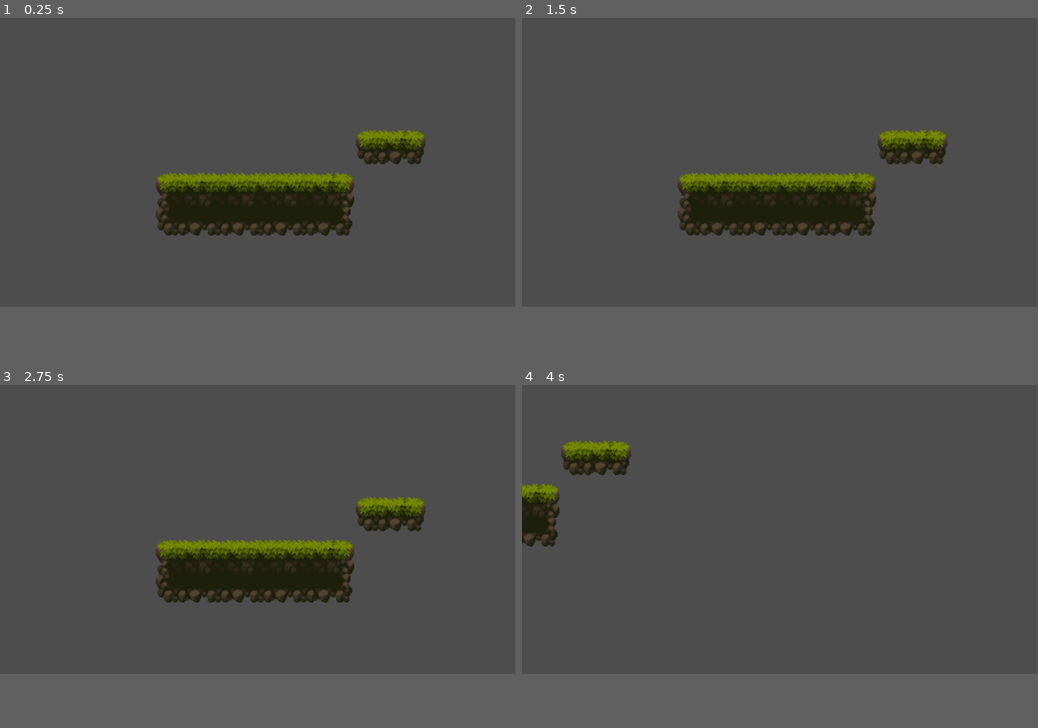
Above: before the commit, frames 1-4 (two rows, left to right).
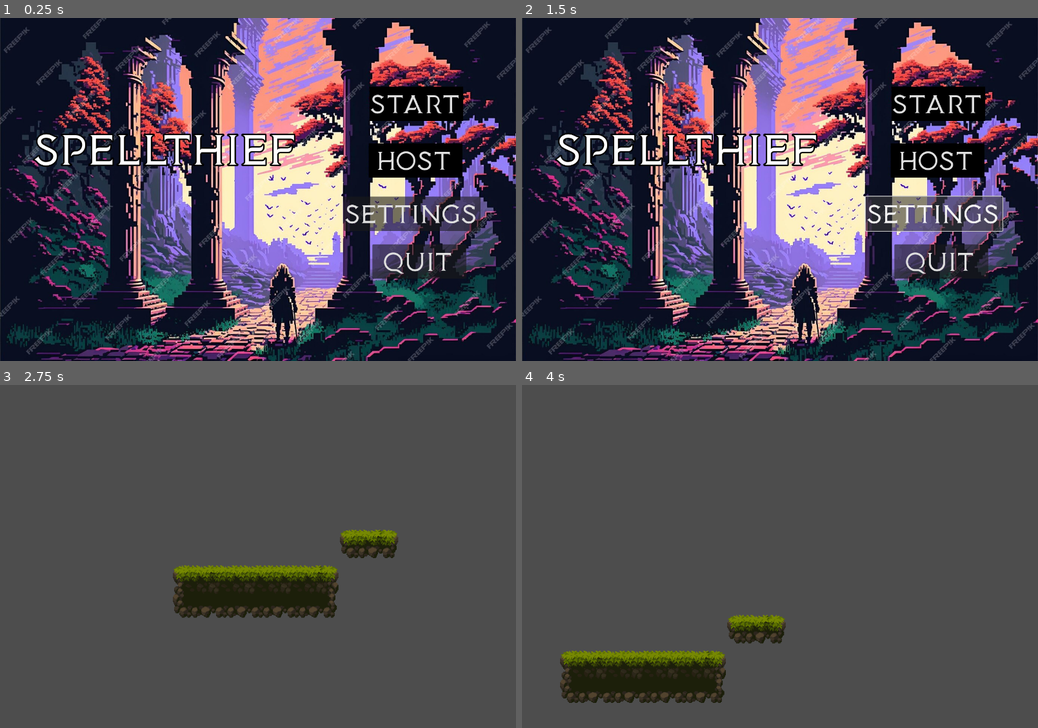
Above: after the commit, the same moments.

Repository: ACM-Game-Dev/Roguelike
Game: Godot game, scene res://main_menu.tscn
The game is run twice, just before and just after one commit, with the same random seed, the same clock (stepped at 60 frames per second) and the same inputs. Before the commit the project starts from res://map.tscn.
Inputs (mouse positions are in pixels of both pictures, inside the frame that each line leads up to):
- Up to frame 1 (0.25 s): no input
- Up to frame 2 (1.5 s): click (934, 138) at 0.5 s, where only the run after the commit has a clickable "Host"; click (934, 182) at 1.25 s, where only the run after the commit has a clickable "Settings"
- Up to frame 3 (2.75 s): click (417, 457) at 2 s, where only the run after the commit has a clickable "Start"
- Up to frame 4 (4 s): tap Enter at 2.75 s; move the mouse to (893, 515) at 2.77 s; hold D (move_right) from 2.78 s (still down); click (893, 515) at 2.85 s; tap Space (jump) at 3.02, 3.77 s; move the mouse to (676, 542) at 3.52 s; click (676, 542) at 3.6 s
In our replay, the window is 799x449 before the commit and 800x533 after it. These sizes can differ from the game's own. Grey fills any space a smaller window leaves; there, only what the larger window draws over its background counts as a difference.

The runs differ from the first frame. In frame 1, 88% of the frame differs, in the area x 0-100%, y 0-100%; in frame 2, 88%; in frame 3, 8.1%; in frame 4, 7.7%.
Error after the commit: Parse Error: Expected end of statement after expression, found "Literal" instead. (res://feather.gd:7)

Commit message:
Added starting menu

Diff:
--- /dev/null
+++ b/SideScroller/Game.gd
@@ -0,0 +1,14 @@
+extends Node2D
+
+func _input(event):
+	if event.is_action_pressed("ui_cancel"):
+		get_tree().quit()
+
+# Called when the node enters the scene tree for the first time.
+func _ready():
+	pass # Replace with function body.
+
+
+# Called every frame. 'delta' is the elapsed time since the previous frame.
+func _process(delta):
+	pass
--- a/SideScroller/Player.tscn
+++ b/SideScroller/Player.tscn
@@ -216,6 +216,7 @@
 
 [node name="AnimationTree" type="AnimationTree" parent="."]
 unique_name_in_owner = true
+root_node = NodePath("%AnimationTree/..")
 libraries = {
 "": SubResource("AnimationLibrary_74yk5")
 }
--- a/SideScroller/feather.gd
+++ b/SideScroller/feather.gd
@@ -4,7 +4,7 @@
 
 func equip(player:Player):
 	var player_stats = player.get_stats()
-	player_stats.speed += 300
+	player_stats.speed += 5 0
 	return
 
 func unequip(player:Player):
--- /dev/null
+++ b/SideScroller/main_menu.gd
@@ -0,0 +1,20 @@
+extends Control
+class_name MainMenu
+
+func _input(event):
+	if event.is_action_pressed("ui_cancel"):
+		get_tree().quit()
+
+func _on_start_button_down():
+	get_tree().change_scene_to_file("res://map.tscn")
+
+func _on_quit_button_down():
+	get_tree().quit()
+
+
+func _on_coop_button_down():
+	pass # Replace with function body.
+
+
+func _on_settings_button_down():
+	pass # Replace with function body.
--- /dev/null
+++ b/SideScroller/main_menu.tscn
@@ -0,0 +1,142 @@
+[gd_scene load_steps=9 format=3 uid="uid://ckjhr01upcsj3"]
+
+[ext_resource type="Script" path="res://main_menu.gd" id="1_epck6"]
+[ext_resource type="FontFile" uid="uid://xwfeeqs0glrb" path="res://medusa-gothic/MedusaGothic D.otf" id="1_od5e2"]
+[ext_resource type="Texture2D" uid="uid://dshwc3whljh2f" path="res://pixel-art-background-artwork_805450-63.jpg" id="2_7s1lo"]
+[ext_resource type="AudioStream" uid="uid://d042g80mnq743" path="res://Realm of Fantasy.mp3" id="3_ig0md"]
+
+[sub_resource type="LabelSettings" id="LabelSettings_16yd4"]
+font = ExtResource("1_od5e2")
+font_size = 100
+outline_size = 15
+outline_color = Color(0, 0, 0, 1)
+
+[sub_resource type="Theme" id="Theme_pdgjt"]
+default_base_scale = 2.0
+default_font = ExtResource("1_od5e2")
+
+[sub_resource type="StyleBoxFlat" id="StyleBoxFlat_2qn5f"]
+bg_color = Color(0, 0, 0, 1)
+
+[sub_resource type="StyleBoxFlat" id="StyleBoxFlat_rd7np"]
+bg_color = Color(0, 0, 0, 1)
+
+[node name="MainMenu" type="Control"]
+layout_mode = 3
+anchors_preset = 15
+anchor_right = 1.0
+anchor_bottom = 1.0
+grow_horizontal = 2
+grow_vertical = 2
+script = ExtResource("1_epck6")
+
+[node name="TextureRect" type="TextureRect" parent="."]
+layout_mode = 1
+anchors_preset = -1
+anchor_left = -0.099
+anchor_top = -0.21
+anchor_right = 1.099
+anchor_bottom = 1.21
+offset_left = 136.62
+offset_top = 193.2
+offset_right = -136.62
+offset_bottom = -193.2
+grow_horizontal = 2
+grow_vertical = 2
+texture = ExtResource("2_7s1lo")
+
+[node name="Title" type="Label" parent="."]
+layout_mode = 1
+anchors_preset = 4
+anchor_top = 0.5
+anchor_bottom = 0.5
+offset_left = 92.0
+offset_top = -178.0
+offset_right = 800.0
+offset_bottom = -38.0
+grow_vertical = 2
+text = "Spellthief"
+label_settings = SubResource("LabelSettings_16yd4")
+
+[node name="Start" type="Button" parent="."]
+layout_mode = 1
+anchors_preset = 6
+anchor_left = 1.0
+anchor_top = 0.5
+anchor_right = 1.0
+anchor_bottom = 0.5
+offset_left = -392.0
+offset_top = -276.0
+offset_right = -141.0
+offset_bottom = -184.0
+grow_horizontal = 0
+grow_vertical = 2
+theme = SubResource("Theme_pdgjt")
+theme_override_font_sizes/font_size = 60
+theme_override_styles/normal = SubResource("StyleBoxFlat_2qn5f")
+text = "Start
+"
+
+[node name="Co-op" type="Button" parent="."]
+layout_mode = 1
+anchors_preset = 6
+anchor_left = 1.0
+anchor_top = 0.5
+anchor_right = 1.0
+anchor_bottom = 0.5
+offset_left = -394.0
+offset_top = -124.0
+offset_right = -143.0
+offset_bottom = -32.0
+grow_horizontal = 0
+grow_vertical = 2
+theme = SubResource("Theme_pdgjt")
+theme_override_font_sizes/font_size = 60
+theme_override_styles/normal = SubResource("StyleBoxFlat_rd7np")
+text = "Host
+"
+
+[node name="Settings" type="Button" parent="."]
+layout_mode = 1
+anchors_preset = 6
+anchor_left = 1.0
+anchor_top = 0.5
+anchor_right = 1.0
+anchor_bottom = 0.5
+offset_left = -461.0
+offset_top = 19.0
+offset_right = -95.0
+offset_bottom = 111.0
+grow_horizontal = 0
+grow_vertical = 2
+theme = SubResource("Theme_pdgjt")
+theme_override_font_sizes/font_size = 60
+text = "Settings
+"
+
+[node name="Quit" type="Button" parent="."]
+layout_mode = 1
+anchors_preset = 6
+anchor_left = 1.0
+anchor_top = 0.5
+anchor_right = 1.0
+anchor_bottom = 0.5
+offset_left = -384.0
+offset_top = 147.0
+offset_right = -133.0
+offset_bottom = 239.0
+grow_horizontal = 0
+grow_vertical = 2
+theme = SubResource("Theme_pdgjt")
+theme_override_font_sizes/font_size = 60
+text = "QUit
+"
+
+[node name="AudioStreamPlayer" type="AudioStreamPlayer" parent="."]
+stream = ExtResource("3_ig0md")
+autoplay = true
+
+[connection signal="button_down" from="Start" to="." method="_on_start_button_down"]
+[connection signal="button_down" from="Co-op" to="." method="_on_coop_button_down"]
+[connection signal="button_down" from="Settings" to="." method="_on_settings_button_down"]
+[connection signal="button_down" from="Quit" to="." method="_on_quit_button_down"]
--- a/SideScroller/map.tscn
+++ b/SideScroller/map.tscn
@@ -1,5 +1,6 @@
-[gd_scene load_steps=10 format=3 uid="uid://cnp88wks5ferb"]
-
+[gd_scene load_steps=11 format=3 uid="uid://cnp88wks5ferb"]
+
+[ext_resource type="Script" path="res://Game.gd" id="1_p8q34"]
 [ext_resource type="PackedScene" uid="uid://6i8n7f212s2i" path="res://platform.tscn" id="1_vrd1l"]
 [ext_resource type="PackedScene" uid="uid://bn8g0lgjvplhw" path="res://Player.tscn" id="2_5yt71"]
 [ext_resource type="Texture2D" uid="uid://c5uv2csl40mdi" path="res://Legacy-Fantasy - High Forest 2.3/Assets/Tiles.png" id="3_m5365"]
@@ -480,6 +481,7 @@
 [sub_resource type="RectangleShape2D" id="RectangleShape2D_xnxu6"]
 
 [node name="Map" type="Node2D"]
+script = ExtResource("1_p8q34")
 
 [node name="StaticBody2D" parent="." instance=ExtResource("1_vrd1l")]
 position = Vector2(505, 353)
--- a/SideScroller/player.gd
+++ b/SideScroller/player.gd
@@ -9,7 +9,7 @@
 
 var stats = {
 	max_health = 100,
-	speed = 300.0,
+	speed = 150.0,
 	jump_power = -400.0,
 	jumps = 1
 }
--- a/SideScroller/project.godot
+++ b/SideScroller/project.godot
@@ -11,9 +11,14 @@
 [application]
 
 config/name="SideScroller"
-run/main_scene="res://map.tscn"
+run/main_scene="res://main_menu.tscn"
 config/features=PackedStringArray("4.2", "Forward Plus")
 config/icon="res://icon.svg"
+
+[display]
+
+window/size/viewport_width=1380
+window/size/viewport_height=920
 
 [dotnet]
 
@@ -41,3 +46,7 @@
 "events": [Object(InputEventMouseButton,"resource_local_to_scene":false,"resource_name":"","device":-1,"window_id":0,"a …(257 unchanged characters)…
 ]
 }
+
+[rendering]
+
+textures/canvas_textures/default_texture_filter=0
Not shown, added: SideScroller/Realm of Fantasy.mp3.import
Not shown, added: SideScroller/credits.txt
Not shown, added: SideScroller/medusa-gothic/Medusa Gothic II.png.import
Binary file added: SideScroller/medusa-gothic/MedusaGothic D.otf
Not shown, added: SideScroller/medusa-gothic/MedusaGothic D.otf.import
Binary file added: SideScroller/pixel-art-background-artwork_805450-63.jpg
Not shown, added: SideScroller/pixel-art-background-artwork_805450-63.jpg.import
Not shown, added: SideScroller/warmonger-bb/font info.txt
Binary file added: SideScroller/warmonger-bb/warmongerbb.ttf
Not shown, added: SideScroller/warmonger-bb/warmongerbb.ttf.import
Not shown, added: SideScroller/Realm of Fantasy.mp3
Not shown, added: SideScroller/medusa-gothic/readme D.docx
